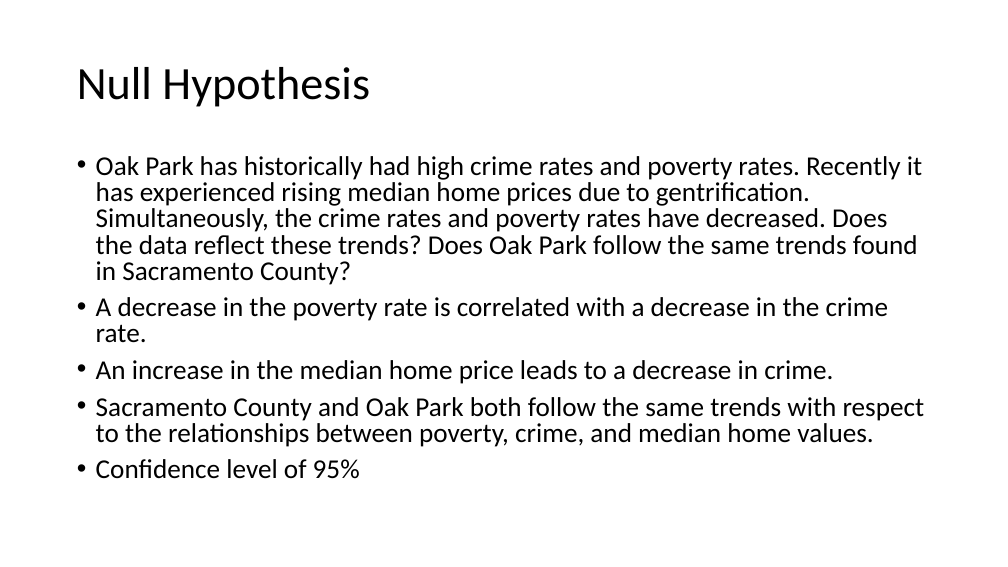
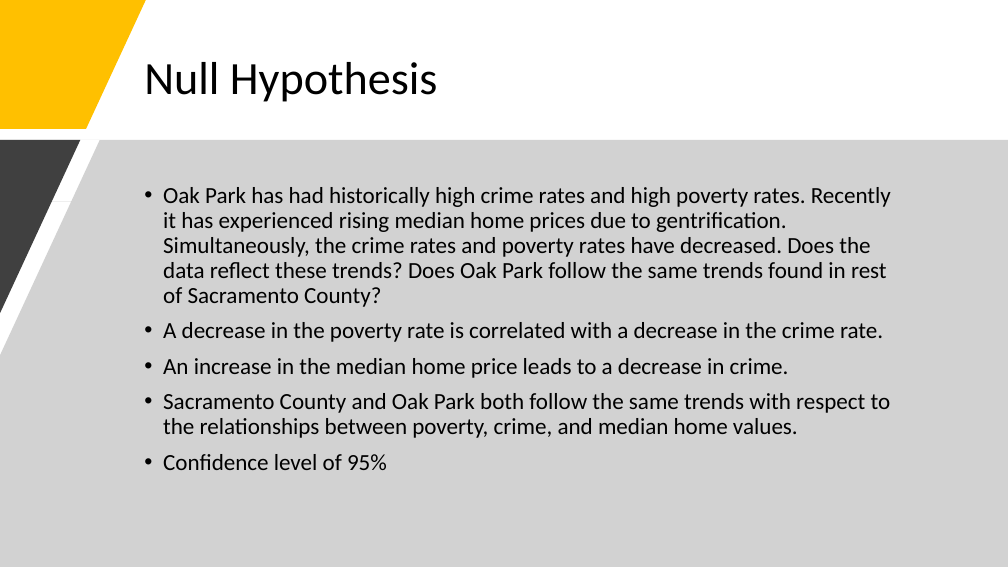
Before and after one commit to sean-galloway/Crime_and_Poverty, a slide deck: slide 4 of Project_1_Presentation.pptx. Drawn at 1008x567 pixels with LibreOffice and Linux fonts; fonts in the diff are those of the drawing. Boxes give left, top, right and bottom in pixels: in the first picture for what was removed or moved away, otherwise in the second. Text is boxed around its words. In the diff, an @@ line names an element or a change of style, - is before the commit and + after.

```diff
--- a/Project_1_Presentation.pptx
+++ b/Project_1_Presentation.pptx
@@ freeform shape added at bbox=[0, 0, 146, 129], fill #FFC000 @@
@@ title "Null Hypothesis": place and size @@
-title "Null Hypothesis" at bbox=[77, 67, 370, 107]
+title "Null Hypothesis" at bbox=[144, 62, 438, 102]
@@ freeform shape added at bbox=[0, 140, 1008, 567], fill #A6A6A6 at 50% opacity @@
@@ freeform shape added at bbox=[0, 140, 80, 313], fill #404040 @@
@@ text "Oak Park has had historically ...": place and size @@
-text "Oak Park has had historically ..." at bbox=[96, 156, 925, 479]
+text "Oak Park has had historically ..." at bbox=[163, 187, 891, 470]
@@ text at bbox=[163, 187, 891, 307]: text changed; size 25.9 to 22 pt @@
-• Oak Park has historically had high crime rates and poverty rates. Recently it has experienced rising median home prices due to gentrification. Simultaneously, the crime rates and poverty rates have decreased. Does the data reflect these trends? Does Oak Park follow the same trends found in Sacramento County?
+• Oak Park has had historically high crime rates and high poverty rates. Recently it has experienced rising median home prices due to gentrification. Simultaneously, the crime rates and poverty rates have decreased. Does the data reflect these trends? Does Oak Park follow the same trends found in rest of Sacramento County?
@@ text at bbox=[163, 322, 891, 470]: size 25.9 to 22 pt in "A decrease in the poverty rate is ...", "An increase in the median home price ...", "Sacramento County and Oak Park both follow ...", "Confidence level of 95%"; line spacing 0.8 to 0.9 @@
```
Also in this commit, not shown: 10 other slides changed, 2 slides added, 2 slides removed, 1 other file.
